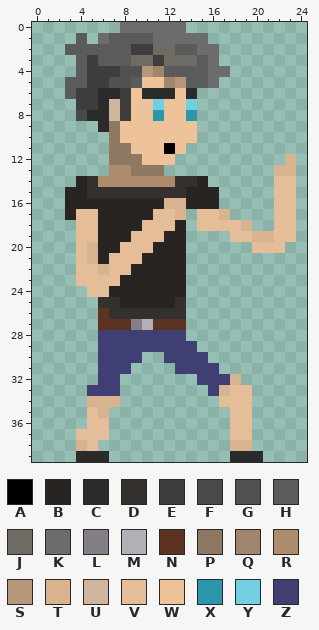
Two versions of one pixel-art sprite, img/Player1.png. Above is the file before it was changed.
The file is 25x40 pixels. Colours within 5 levels of each other are drawn and written as one.
Palette (. is transparent): A #000000  B #272421  C #2b2b2b  D #34302d  E #3d3d3d  F #494949  G #525151  H #5b5b5b  J #706a65  K #6c6c6c  L #847e87  M #b3afb6  N #5b3320  P #8f7862  Q #a0866d  R #ad8c6d  S #b69779  T #d8b390  U #cfb59d  V #e5be99  W #eec39a  X #2a97ad  Y #72cee1  Z #3f3f74
Pixels before, first column x 3:
 0 .....KKKKKK..........
 1 .H.KHHHHKKKKK........
 2 HHHHHHEEJJHHKK.......
 3 .HEHHHJJEJJKHK.......
 4 .HEEEGGSQHHHHKK......
 5 HHEEGGHWWQSHHK.......
 6 HEECCEWCCCWC.........
 7 .EECUEWWYWWY.........
 8 .FCCUEWWXWWX.........
 9 ...CPWWWWWWW.........
10 ....PWWWWWWW.........
11 ....PPWWWAW..........
12 ....PPPWWW..........T
13 ....RRPPP..........TT
14 .BDRRRRRRRDDB......VV
15 BBDDDDDDDDDBBB.....VV
16 BBBBBBBBBTTBBB.....VV
17 BVVBBBBBVVT.VVT....VV
18 .VVBBBBVVVB.VVVVT..VV
19 .VVBBBVVVBB....VVTTVV
20 .VTBBVVVBBB......VVV.
21 .VTBVVVBBBB..........
22 .VVTVVBBBBB..........
23 .VVVVBBBBBB..........
24 ..VVBBBBBBB..........
25 ...DDBBBBBD..........
26 ...NDDDDDDD..........
27 ...NNNLMNNN..........
28 ...ZZZZZZZZ..........
29 ...ZZZZZZZZZ.........
30 ...ZZZZ..ZZZZ........
31 ...ZZZ....ZZZZ.......
32 ...ZZ.......ZZZT.....
33 ..ZZZ........ZTVV....
34 ..TTT.........VVV....
35 ..VT...........VV....
36 ..VV...........VV....
37 .VVV...........VV....
38 .TV............TT....
39 .CCC...........CCC...
The result:
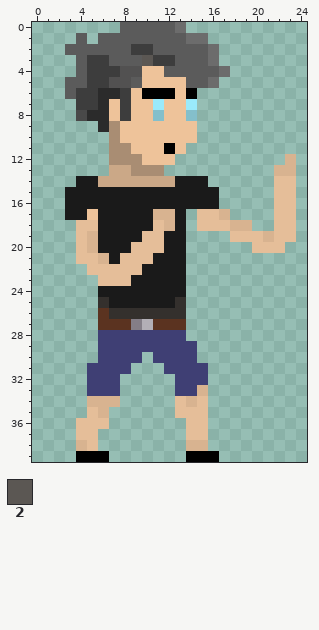
Colours new in this view: 2 #5b5753
Difference:
colour B: #272421 -> #1a1a1a
colour P: #8f7862 -> #a98d73
colour R: #ad8c6d -> #cba887
colour X: #2a97ad -> #84bfcb
colour Y: #72cee1 -> #9aeafb
Changed rows in their new state; - is a pixel that keeps its letter.
first column x 6:
 0 --HHHHH----
 1 H----HHH---
 2 -----HH--H-
 3 E--H2-EHH--
 4 ----WW----H
 5 ------WW---
 6 ----AAA-A--
 7 -W---------
 8 -W---------
first column x 4:
14 -B-------BB------
15 -BBBBBBBBB-------
16 --------BB-------
17 BW-----TTB-------
18 ------B-T-----T--
19 -T---B----------V
20 ----B--V---------
21 -VTB--V----------
22 .-V--V-----------
23 ..--V------------
24 -.B--------------
25 ---B-------------
first column x 4:
30 -------Z---.-----
31 -Z------Z---.----
32 -Z-------ZZ-...--
33 ---------ZZT....-
34 ---------VTV-...-
35 ---------VVV--..-
36 V---------VV--..-
37 --.-------VV--..-
38 ----------TT--..-
39 AAA-------AAA-...
Changed places in both pictures, as pixel boxes (x1, y1, x2, y2):
changed: (65, 22, 263, 308)
changed: (153, 352, 263, 462)
added: (87, 363, 98, 385)
changed: (76, 418, 109, 462)
